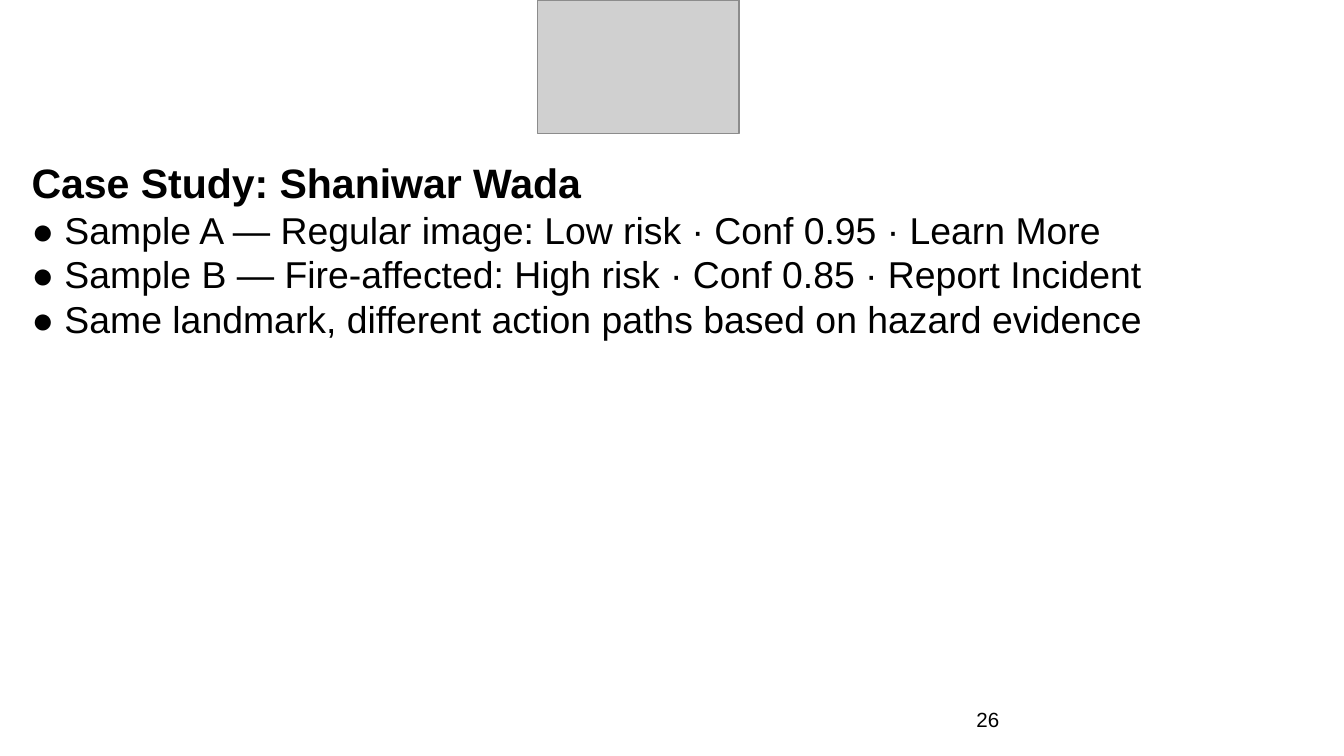
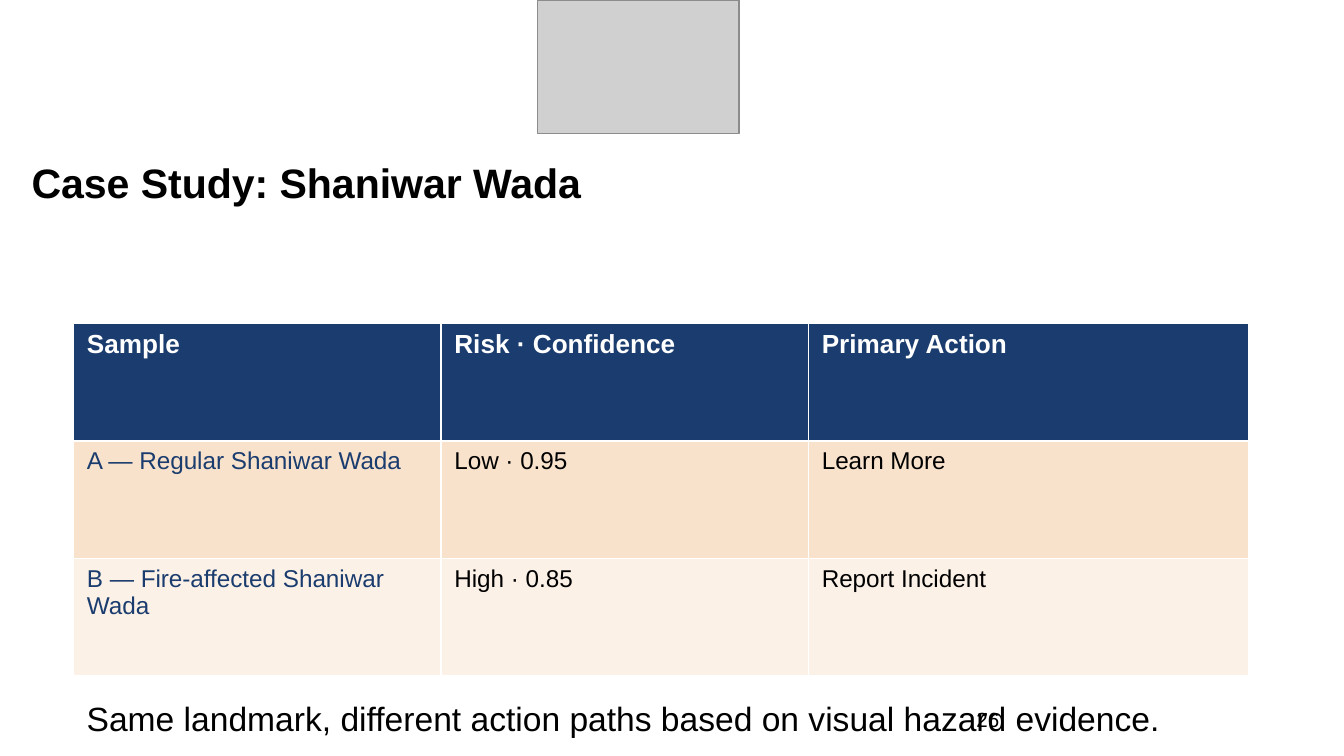
Before and after one commit to nibodhdaware/VisionGPT, a slide deck: slide 26 of paper/stage2_review3_updated.pptx. Drawn at 1344x756 pixels with LibreOffice and Linux fonts; fonts in the diff are those of the drawing; grey boxes stand for pictures. Boxes give left, top, right and bottom in pixels: in the first picture for what was removed or moved away, otherwise in the second. Text is boxed around its words. In the diff, an @@ line names an element or a change of style, - is before the commit and + after.

Commit message:
add proper PPTX tables for Risk-to-Action, Case Study, Hazard-Action, Confidence Bands, Quick Stats

```diff
--- a/paper/stage2_review3_updated.pptx
+++ b/paper/stage2_review3_updated.pptx
@@ text at [64, 217, 1142, 341]: paragraphs removed @@
-● Sample A — Regular image: Low risk · Conf 0.95 · Learn More
-● Sample B — Fire-affected: High risk · Conf 0.85 · Report Incident
-● Same landmark, different action paths based on hazard evidence
@@ table added at [74, 324, 1249, 676], 3 rows, 3 columns @@
+Sample | Risk · Confidence | Primary Action
+A — Regular Shaniwar Wada | Low · 0.95 | Learn More
+B — Fire-affected Shaniwar Wada | High · 0.85 | Report Incident
@@ text added at [87, 706, 1007, 737], 18 pt, text #000000 @@
+Same landmark, different action paths based on visual hazard evidence.
```
Also in this commit, not shown: 4 other slides changed.
